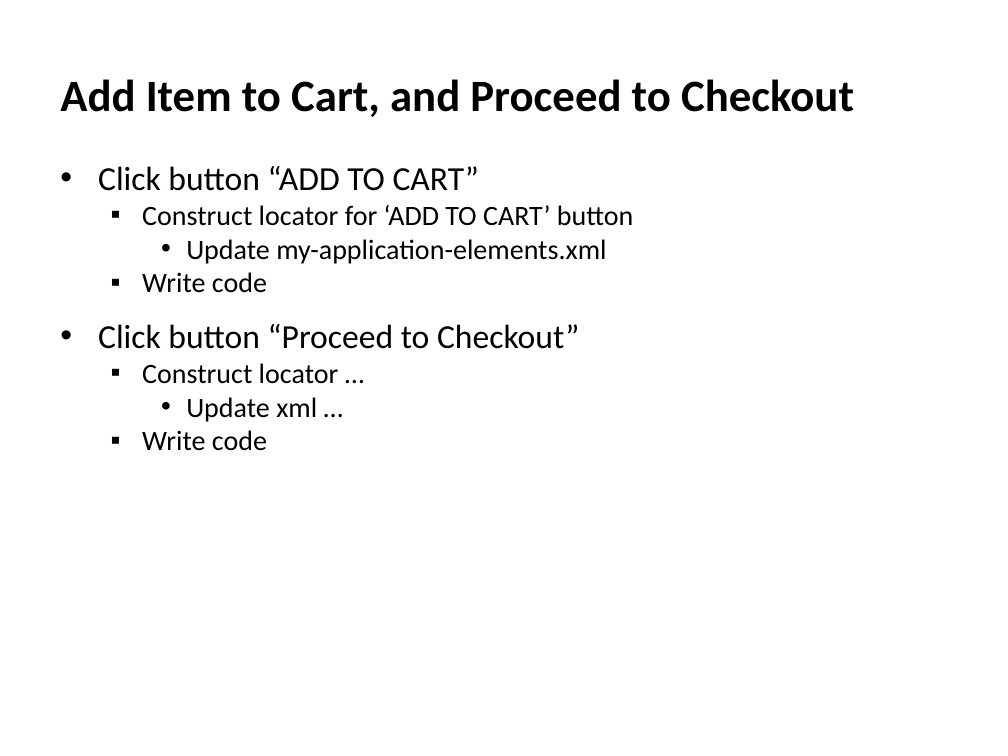
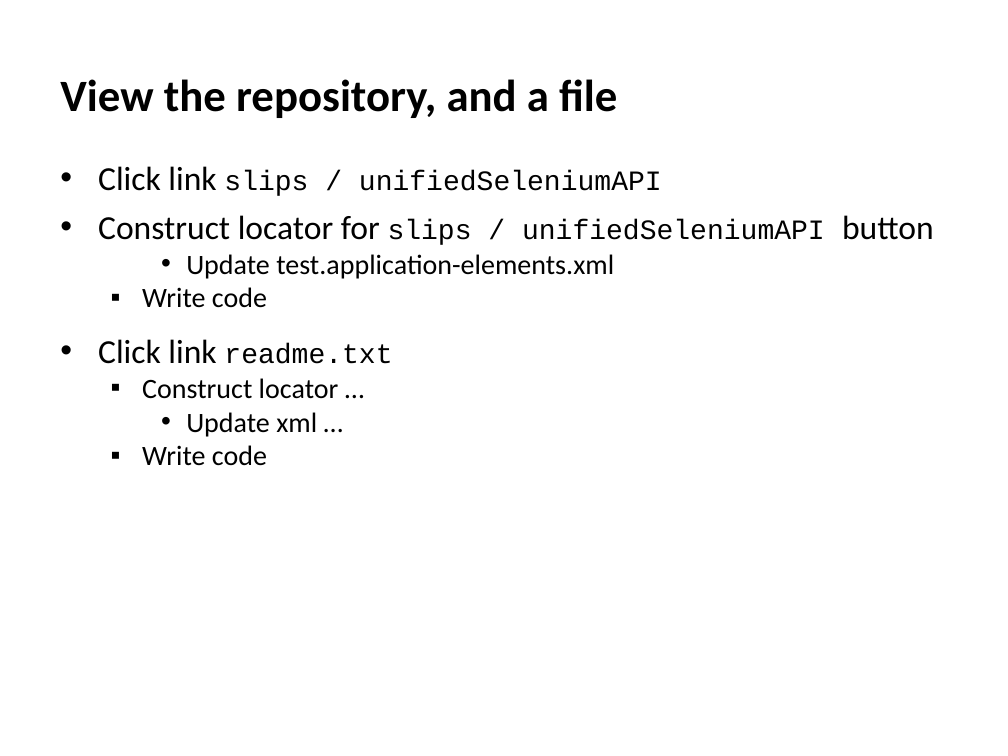
Before and after one commit to slips/unifiedSeleniumAPI, a slide deck: slide 11 of training/UnifiedSeleniumAPI-HandsOnExercise.ppt. Drawn at 1008x756 pixels with LibreOffice and Linux fonts; fonts in the diff are those of the drawing. Boxes give left, top, right and bottom in pixels: in the first picture for what was removed or moved away, otherwise in the second. Text is boxed around its words. In the diff, an @@ line names an element or a change of style, - is before the commit and + after.

Commit message:
initial check-in, doc still incomplete

```diff
--- a/training/UnifiedSeleniumAPI-HandsOnExercise.ppt
+++ b/training/UnifiedSeleniumAPI-HandsOnExercise.ppt
@@ title at (60,79,617,118): text changed @@
-Add Item to Cart, and Proceed to Checkout
+View the repository, and a file
@@ text at (98,166,934,279): text changed @@
-• Click button “ADD TO CART”
-  ▪ Construct locator for ‘ADD TO CART’ button
-    • Update my-application-elements.xml
+• Click link slips / unifiedSeleniumAPI
+• Construct locator for slips / unifiedSeleniumAPI button
+    • Update test.application-elements.xml
@@ text at (98,339,392,364): text changed; size 24 to 20 pt; font Calibri to Courier New @@
-• Click button “Proceed to Checkout”
+• Click link readme.txt
```
Also in this commit, not shown: 4 other files.
